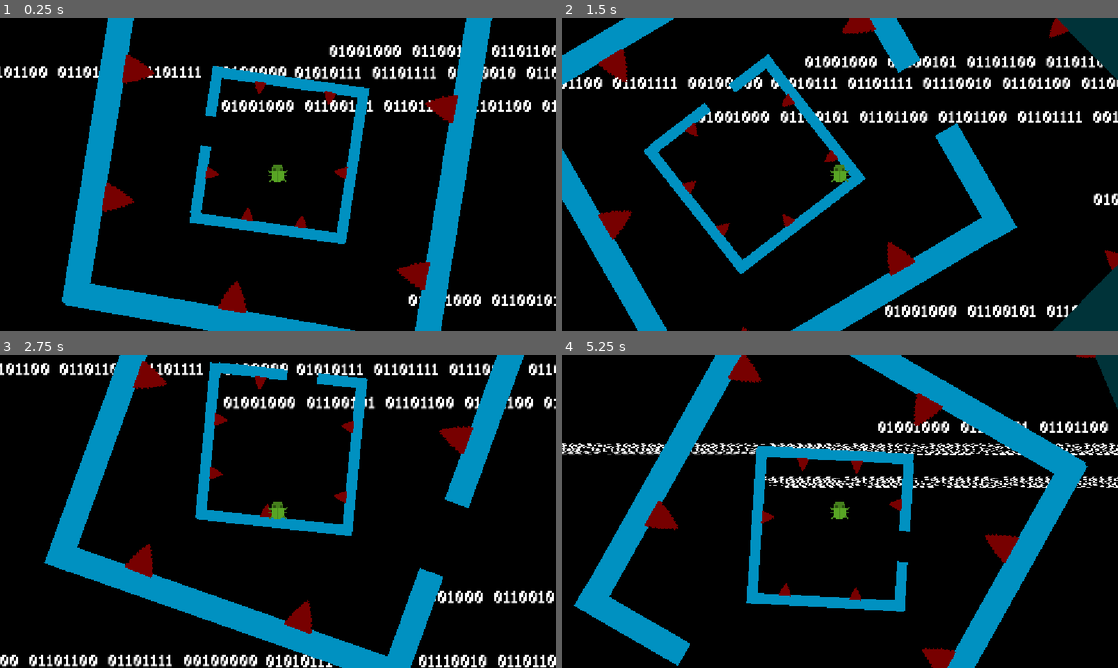
Above: before the commit, frames 1-4 (two rows, left to right).
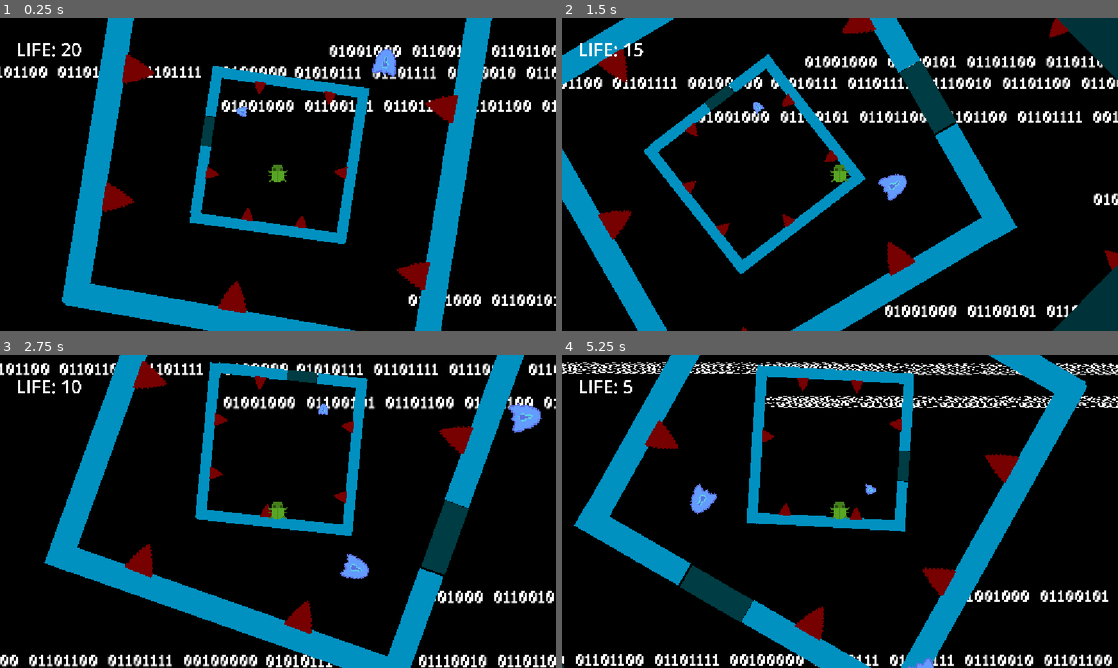
Above: after the commit, the same moments.

Repository: Noob-97/very-serious-game-jam
Game: Godot game, scene res://test3.tscn
Two runs of this game, one before a commit and one after it. Both use one fixed random seed, a clock stepped at 60 frames per second and the inputs below.
Inputs:
- Up to frame 1 (0.25 s): no input
- Up to frame 2 (1.5 s): hold D (RightKey) from 0.53 s (still down); tap Space (JumpKey) at 0.77 s
- Up to frame 3 (2.75 s): tap Space (JumpKey) at 1.52 s; release D (RightKey) at 2.03 s; hold A (LeftKey) from 2.03 s (still down)
- Up to frame 4 (5.25 s): release A (LeftKey) at 2.78 s; hold D (RightKey) 2.78-4.28 s; tap Space (JumpKey) at 3.02, 3.77, 4.52 s; hold A (LeftKey) 4.28-5.03 s; hold D (RightKey) from 5.03 s (still down)

The runs differ from the first frame. In frame 1, 0.7% of the frame differs, in the area x 3-72%, y 8-42%; in frame 2, 1.7%; in frame 3, 2.1%; in frame 4, 39%, in the area x 0-100%, y 0-100%.

Commit message:
Shields added to open wheels and kill spikes now working

Diff:
--- a/Wheel3.tscn
+++ b/Wheel3.tscn
@@ -3,6 +3,7 @@
 [ext_resource type="Script" uid="uid://dkcaw51o8hmlr" path="res://SPIN.gd" id="1_4dkq8"]
 [ext_resource type="Texture2D" uid="uid://ccyhf0kjs8tqb" path="res://Sprites/square.png" id="2_4dkq8"]
 [ext_resource type="PackedScene" uid="uid://csvwbgfsg7kfd" path="res://kill.tscn" id="3_ohk73"]
+[ext_resource type="PackedScene" uid="uid://7pr7mf0enhyj" path="res://shield.tscn" id="4_nvrne"]
 
 [sub_resource type="RectangleShape2D" id="RectangleShape2D_g4v7s"]
 size = Vector2(321, 20)
@@ -79,37 +80,57 @@
 position = Vector2(2, 155)
 shape = SubResource("RectangleShape2D_g4v7s")
 
-[node name="kill" parent="." unique_id=1858201397 instance=ExtResource("3_ohk73")]
+[node name="kill" parent="." unique_id=1858201397 groups=["kill"] instance=ExtResource("3_ohk73")]
 position = Vector2(143, 49)
 rotation = -1.5874223
 scale = Vector2(0.14, 0.149)
 
-[node name="kill2" parent="." unique_id=458522302 instance=ExtResource("3_ohk73")]
+[node name="kill2" parent="." unique_id=458522302 groups=["kill"] instance=ExtResource("3_ohk73")]
 position = Vector2(142, -18)
 rotation = -1.5627935
 scale = Vector2(0.14, 0.149)
 
-[node name="kill3" parent="." unique_id=1992858690 instance=ExtResource("3_ohk73")]
+[node name="kill3" parent="." unique_id=1992858690 groups=["kill"] instance=ExtResource("3_ohk73")]
 position = Vector2(141, -82)
 rotation = -1.5845585
 scale = Vector2(0.14, 0.149)
 
-[node name="kill4" parent="." unique_id=221524444 instance=ExtResource("3_ohk73")]
+[node name="kill4" parent="." unique_id=221524444 groups=["kill"] instance=ExtResource("3_ohk73")]
 position = Vector2(52, -136)
 rotation = 3.130746
 scale = Vector2(0.14, 0.149)
 
-[node name="kill5" parent="." unique_id=883905724 instance=ExtResource("3_ohk73")]
+[node name="kill5" parent="." unique_id=883905724 groups=["kill"] instance=ExtResource("3_ohk73")]
 position = Vector2(-62, -136)
 rotation = 3.1388042
 scale = Vector2(0.14, 0.149)
 
-[node name="kill7" parent="." unique_id=1916654999 instance=ExtResource("3_ohk73")]
+[node name="kill7" parent="." unique_id=1916654999 groups=["kill"] instance=ExtResource("3_ohk73")]
 position = Vector2(-136, -28)
 rotation = 1.5910999
 scale = Vector2(0.14, 0.149)
 
-[node name="kill8" parent="." unique_id=1253772381 instance=ExtResource("3_ohk73")]
+[node name="kill8" parent="." unique_id=1253772381 groups=["kill"] instance=ExtResource("3_ohk73")]
 position = Vector2(-135, 29)
 rotation = 1.5508469
 scale = Vector2(0.14, 0.149)
+
+[node name="OPENER" type="StaticBody2D" parent="." unique_id=1792052518]
+position = Vector2(-24, 0)
+scale = Vector2(0.20000197, 1)
+
+[node name="Sprite2D" type="Sprite2D" parent="OPENER" unique_id=2064422404]
+modulate = Color(1.504086e-08, 0.09962485, 0.11530576, 1)
+position = Vector2(-7.6293945e-06, 156)
+scale = Vector2(2.5312498, 0.17187491)
+texture = ExtResource("2_4dkq8")
+
+[node name="CollisionShape2D" type="CollisionShape2D" parent="OPENER" unique_id=296121537]
+position = Vector2(2, 155)
+shape = SubResource("RectangleShape2D_g4v7s")
+
+[node name="shield" parent="." unique_id=760688946 node_paths=PackedStringArray("OPENER") groups=["shield"] instance=ExtResource("4_nvrne")]
+position = Vector2(1.1920929e-07, -108)
+rotation = 3.1258805
+scale = Vector2(0.714267, 0.714267)
+OPENER = NodePath("../OPENER")
--- a/node_2d.tscn
+++ b/node_2d.tscn
@@ -3,6 +3,7 @@
 [ext_resource type="Script" uid="uid://dkcaw51o8hmlr" path="res://SPIN.gd" id="1_0e48y"]
 [ext_resource type="Texture2D" uid="uid://ccyhf0kjs8tqb" path="res://Sprites/square.png" id="2_epypp"]
 [ext_resource type="PackedScene" uid="uid://csvwbgfsg7kfd" path="res://kill.tscn" id="3_epypp"]
+[ext_resource type="PackedScene" uid="uid://7pr7mf0enhyj" path="res://shield.tscn" id="4_0hol4"]
 
 [sub_resource type="RectangleShape2D" id="RectangleShape2D_g4v7s"]
 size = Vector2(321, 20)
@@ -79,31 +80,51 @@
 position = Vector2(2, 155)
 shape = SubResource("RectangleShape2D_g4v7s")
 
-[node name="kill" parent="." unique_id=1858201397 instance=ExtResource("3_epypp")]
+[node name="kill" parent="." unique_id=1858201397 groups=["kill"] instance=ExtResource("3_epypp")]
 position = Vector2(137, 49)
 rotation = -1.5858892
 scale = Vector2(0.43999755, 0.46922907)
 
-[node name="kill2" parent="." unique_id=320358999 instance=ExtResource("3_epypp")]
+[node name="kill2" parent="." unique_id=320358999 groups=["kill"] instance=ExtResource("3_epypp")]
 position = Vector2(135, -63)
 rotation = -1.5879254
 scale = Vector2(0.43999755, 0.46922907)
 
-[node name="kill3" parent="." unique_id=1668671024 instance=ExtResource("3_epypp")]
+[node name="kill3" parent="." unique_id=1668671024 groups=["kill"] instance=ExtResource("3_epypp")]
 position = Vector2(19, -131)
 rotation = 3.1318069
 scale = Vector2(0.43999755, 0.46922907)
 
-[node name="kill4" parent="." unique_id=702853859 instance=ExtResource("3_epypp")]
+[node name="kill4" parent="." unique_id=702853859 groups=["kill"] instance=ExtResource("3_epypp")]
 position = Vector2(-132, -82)
 rotation = 1.596159
 scale = Vector2(0.43999755, 0.46922907)
 
-[node name="kill5" parent="." unique_id=505930990 instance=ExtResource("3_epypp")]
+[node name="kill5" parent="." unique_id=505930990 groups=["kill"] instance=ExtResource("3_epypp")]
 position = Vector2(-131, 64)
 rotation = 1.5765442
 scale = Vector2(0.43999755, 0.46922907)
 
-[node name="kill6" parent="." unique_id=262099822 instance=ExtResource("3_epypp")]
+[node name="kill6" parent="." unique_id=262099822 groups=["kill"] instance=ExtResource("3_epypp")]
 position = Vector2(62, 137)
 scale = Vector2(0.43999755, 0.46922907)
+
+[node name="shield" parent="." unique_id=760688946 node_paths=PackedStringArray("OPENER") groups=["shield"] instance=ExtResource("4_0hol4")]
+position = Vector2(-75, 93)
+scale = Vector2(1.1962821, 1.1962821)
+OPENER = NodePath("../OPENER")
+
+[node name="OPENER" type="StaticBody2D" parent="." unique_id=1527127606]
+position = Vector2(-23, 1)
+scale = Vector2(0.4400003, 0.99730563)
+
+[node name="Sprite2D" type="Sprite2D" parent="OPENER" unique_id=112287190]
+modulate = Color(0, 0.2543294, 0.2860765, 1)
+position = Vector2(-7.6293945e-06, 156)
+scale = Vector2(1.0766994, 0.17187491)
+texture = ExtResource("2_epypp")
+
+[node name="CollisionShape2D" type="CollisionShape2D" parent="OPENER" unique_id=378767075]
+position = Vector2(2, 155)
+scale = Vector2(0.44998655, 1.1068965)
+shape = SubResource("RectangleShape2D_g4v7s")
--- a/player.gd
+++ b/player.gd
@@ -3,7 +3,8 @@
 const SPEED = 300.0
 const JUMP_VELOCITY = -500.0
 @export var text: Label
-var life = 5
+var life = 20
+var shieldbroken = false
 
 var invincible_timer: float = 0.0
 
@@ -47,3 +48,11 @@
 
 				if life <= 0:
 					get_tree().reload_current_scene()
+
+			# SHIELD
+			if collider.is_in_group("shield"):
+				collider.hit()
+				if collider.shield_life == 0:
+					shieldbroken = true
+					collider.OPENER.queue_free()
+					collider.queue_free()
--- /dev/null
+++ b/playground.tscn
@@ -0,0 +1,28 @@
+[gd_scene format=3 uid="uid://biwrv7ittb804"]
+
+[ext_resource type="PackedScene" uid="uid://7pr7mf0enhyj" path="res://shield.tscn" id="1_m8u5f"]
+[ext_resource type="PackedScene" uid="uid://cofgqrrnshw5y" path="res://player.tscn" id="1_rupst"]
+[ext_resource type="Texture2D" uid="uid://ccyhf0kjs8tqb" path="res://Sprites/square.png" id="2_wt17y"]
+
+[sub_resource type="RectangleShape2D" id="RectangleShape2D_g4v7s"]
+size = Vector2(865, 36)
+
+[node name="Node2D" type="Node2D" unique_id=1841053663]
+
+[node name="shield" parent="." unique_id=760688946 groups=["shield"] instance=ExtResource("1_m8u5f")]
+position = Vector2(782, 32)
+
+[node name="Node2D" parent="." unique_id=1415329539 instance=ExtResource("1_rupst")]
+position = Vector2(475, 48)
+scale = Vector2(0.30276108, 0.30276108)
+
+[node name="StaticBody2D" type="StaticBody2D" parent="." unique_id=1566476708]
+
+[node name="Sprite2D" type="Sprite2D" parent="StaticBody2D" unique_id=559937730]
+position = Vector2(483, 184)
+scale = Vector2(6.7600007, 0.27999878)
+texture = ExtResource("2_wt17y")
+
+[node name="CollisionShape2D" type="CollisionShape2D" parent="StaticBody2D" unique_id=1183815377]
+position = Vector2(483.5, 184)
+shape = SubResource("RectangleShape2D_g4v7s")
--- a/project.godot
+++ b/project.godot
@@ -19,6 +19,11 @@
 
 window/stretch/mode="canvas_items"
 window/stretch/aspect="expand"
+
+[global_group]
+
+shield=""
+kill=""
 
 [input]
 
--- /dev/null
+++ b/shield.gd
@@ -0,0 +1,24 @@
+extends StaticBody2D
+
+var shield_life = 3
+@onready var sprite3 = $"3"
+@onready var sprite2 = $"2"
+@onready var sprite1 = $"1"
+var invincible_timer: float = 0.0
+
+@export var OPENER: Node
+
+func _physics_process(delta: float):
+	if invincible_timer > 0:
+		invincible_timer -= delta
+
+func hit():
+	if invincible_timer <= 0:
+		invincible_timer = 1.0
+		shield_life -= 1
+		if shield_life == 2:
+			sprite3.visible = false
+			sprite2.visible = true
+		if shield_life == 1:
+			sprite2.visible = false
+			sprite1.visible = true
--- /dev/null
+++ b/shield.tscn
@@ -0,0 +1,30 @@
+[gd_scene format=3 uid="uid://7pr7mf0enhyj"]
+
+[ext_resource type="Script" uid="uid://cefq3jykg2wcw" path="res://shield.gd" id="1_0vxx4"]
+[ext_resource type="Texture2D" uid="uid://d0h1l0c77tr6i" path="res://Sprites/sprite_2.png" id="2_4re53"]
+[ext_resource type="Texture2D" uid="uid://ddv1r10o7pslh" path="res://Sprites/hurtshield0 (1).png" id="3_tgr6k"]
+[ext_resource type="Texture2D" uid="uid://bsq5bcisjresc" path="res://Sprites/hurtshield0 (2).png" id="4_xc41h"]
+
+[sub_resource type="CircleShape2D" id="CircleShape2D_g4v7s"]
+radius = 7.6739097
+
+[node name="shield" type="StaticBody2D" unique_id=760688946]
+scale = Vector2(3, 3)
+script = ExtResource("1_0vxx4")
+
+[node name="CollisionShape2D" type="CollisionShape2D" parent="." unique_id=1963805196]
+shape = SubResource("CircleShape2D_g4v7s")
+
+[node name="3" type="Sprite2D" parent="." unique_id=1011403556]
+texture_filter = 1
+texture = ExtResource("2_4re53")
+
+[node name="2" type="Sprite2D" parent="." unique_id=970771905]
+visible = false
+texture_filter = 1
+texture = ExtResource("3_tgr6k")
+
+[node name="1" type="Sprite2D" parent="." unique_id=1175771930]
+visible = false
+texture_filter = 1
+texture = ExtResource("4_xc41h")
--- a/test3.tscn
+++ b/test3.tscn
@@ -26,8 +26,17 @@
 rotation_speed = 30.0
 spin_direction = -1
 
-[node name="Node2D" parent="." unique_id=1415329539 instance=ExtResource("2_3du0l")]
+[node name="Node2D" parent="." unique_id=1415329539 node_paths=PackedStringArray("text") instance=ExtResource("2_3du0l")]
 position = Vector2(1876, 831.99994)
 scale = Vector2(0.2, 0.2)
+text = NodePath("Label")
+
+[node name="Label" type="Label" parent="Node2D" unique_id=1495174173]
+offset_left = -2714.9998
+offset_top = -1424.9995
+offset_right = -2349.9998
+offset_bottom = -1167.9995
+theme_override_font_sizes/font_size = 188
+text = "LIFE: "
 
 [node name="CanvasLayer" parent="." unique_id=882358980 instance=ExtResource("4_8hojv")]
Binary file added: Sprites/hurtshield0 (1).png
Not shown, added: Sprites/hurtshield0 (1).png.import
Binary file added: Sprites/hurtshield0 (2).png
Not shown, added: Sprites/hurtshield0 (2).png.import
Not shown, added: shield.gd.uid
